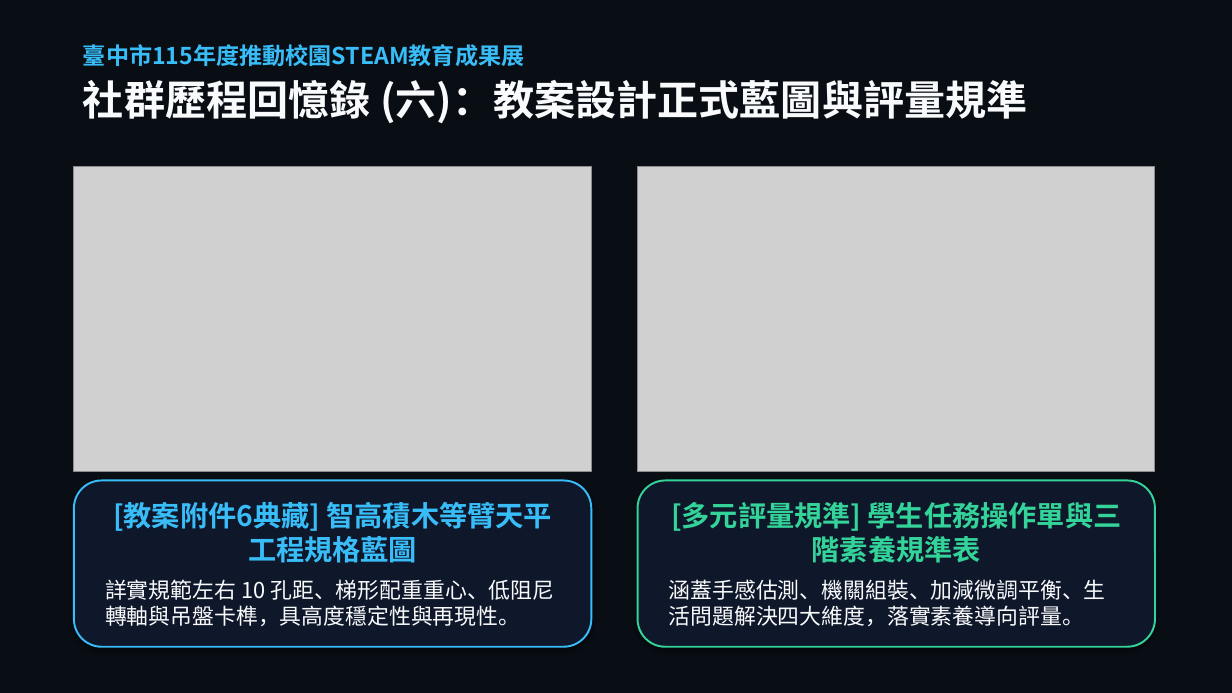
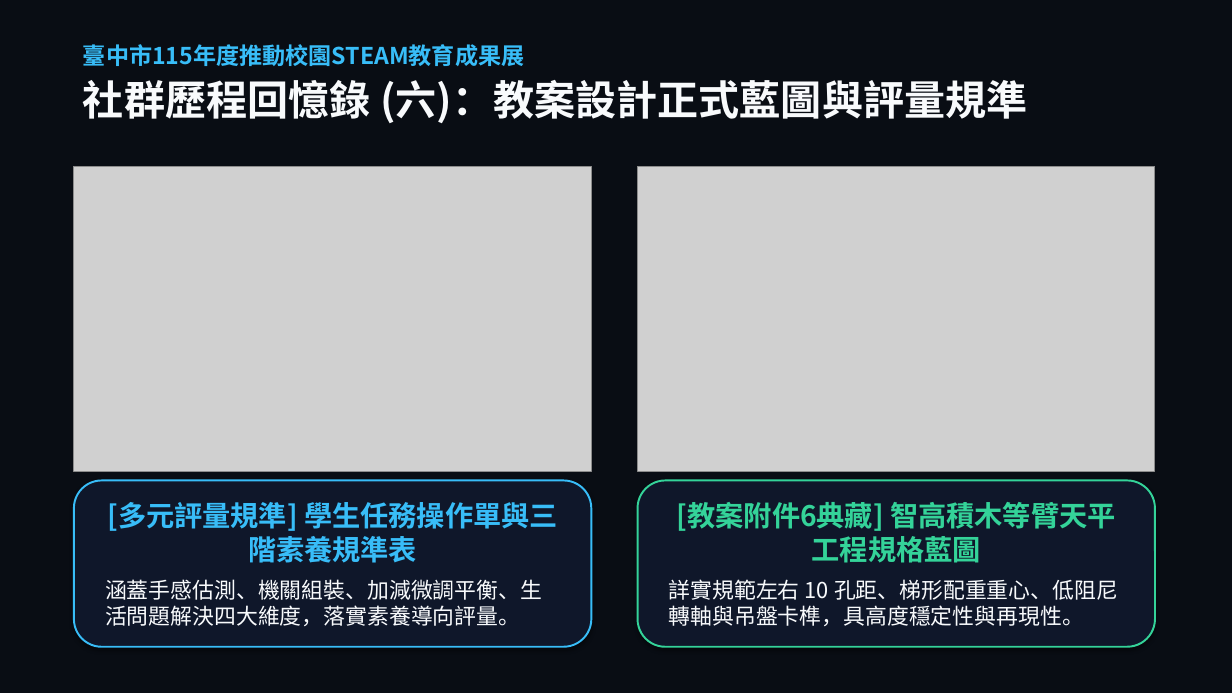
Before and after one commit to asc103138/steam-community-docs, a slide deck: slide 21 of 成果展繳交資料/臺中市梧棲區中正國小_STEAM成果展_5分鐘現場分享會簡報.pptx. Drawn at 1232x693 pixels with LibreOffice and Linux fonts; fonts in the diff are those of the drawing; grey boxes stand for pictures; background and template pictures are left out; a plain dark background stands for a picture behind light text. Boxes give left, top, right and bottom in pixels: in the first picture for what was removed or moved away, otherwise in the second. Text is boxed around its words. In the diff, an @@ line names an element or a change of style, - is before the commit and + after.

```diff
--- a/成果展繳交資料/臺中市梧棲區中正國小_STEAM成果展_5分鐘現場分享會簡報.pptx
+++ b/成果展繳交資料/臺中市梧棲區中正國小_STEAM成果展_5分鐘現場分享會簡報.pptx
@@ text in rounded rectangle at <box>105,502,558,626</box>: text changed @@
-[教案附件6典藏] 智高積木等臂天平工程規格藍圖
-詳實規範左右 10 孔距、梯形配重重心、低阻尼轉軸與吊盤卡榫，具高度穩定性與再現性。
+[多元評量規準] 學生任務操作單與三階素養規準表
+涵蓋手感估測、機關組裝、加減微調平衡、生活問題解決四大維度，落實素養導向評量。
@@ text in rounded rectangle at <box>669,502,1118,626</box>: text changed @@
-[多元評量規準] 學生任務操作單與三階素養規準表
-涵蓋手感估測、機關組裝、加減微調平衡、生活問題解決四大維度，落實素養導向評量。
+[教案附件6典藏] 智高積木等臂天平工程規格藍圖
+詳實規範左右 10 孔距、梯形配重重心、低阻尼轉軸與吊盤卡榫，具高度穩定性與再現性。
```
Also in this commit, not shown: 1 other slide changed, 17 other files.
